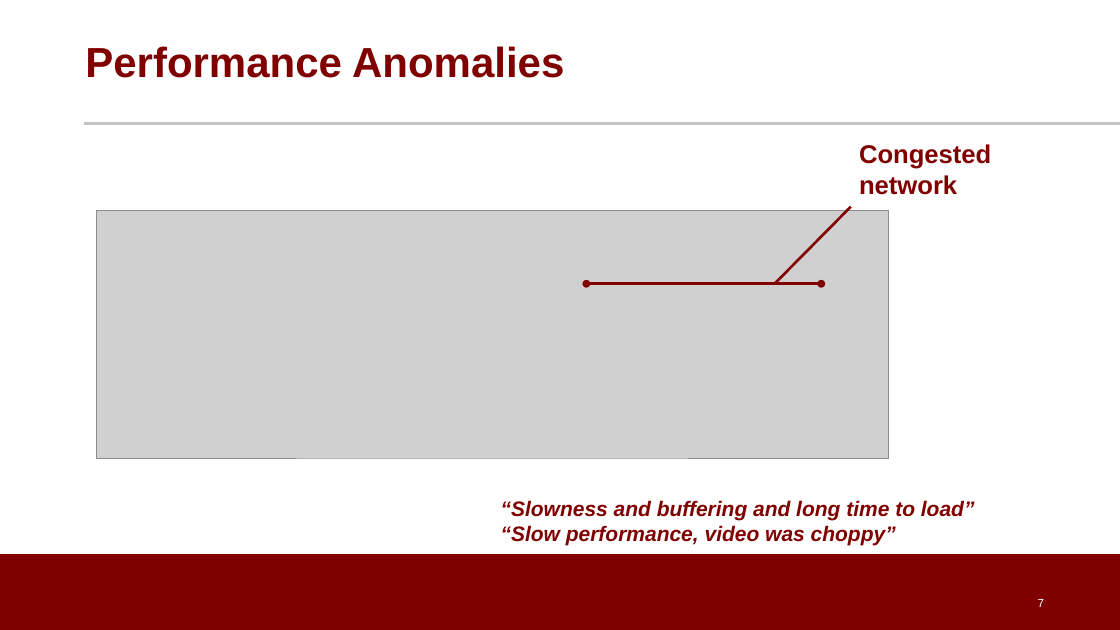
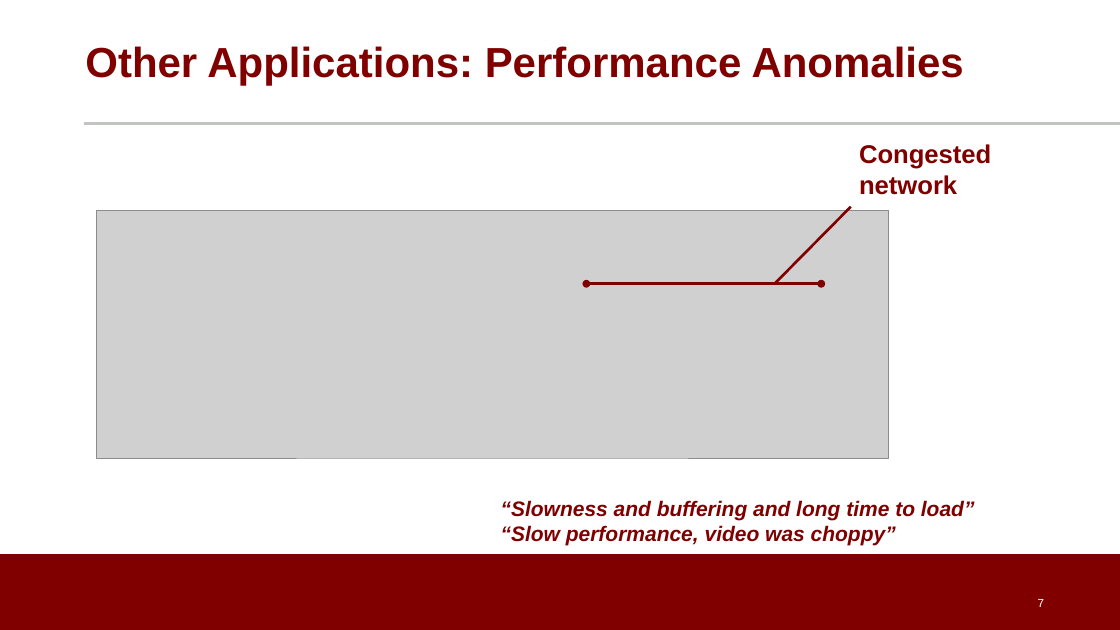
Before and after one commit to noise-lab/ML-Cybersecurity, a slide deck: slide 7 of module-2/ppt/2.0-introduction.pptx. Drawn at 1120x630 pixels with LibreOffice and Linux fonts; fonts in the diff are those of the drawing; grey boxes stand for pictures; background and template pictures are left out. Boxes give left, top, right and bottom in pixels: in the first picture for what was removed or moved away, otherwise in the second. Text is boxed around its words. In the diff, an @@ line names an element or a change of style, - is before the commit and + after.

```diff
--- a/module-2/ppt/2.0-introduction.pptx
+++ b/module-2/ppt/2.0-introduction.pptx
@@ title at (85,46,964,86): text changed @@
-Performance Anomalies
+Other Applications: Performance Anomalies
```
Also in this commit, not shown: 1 other slide changed, 2 slides added, 1 slide removed.
